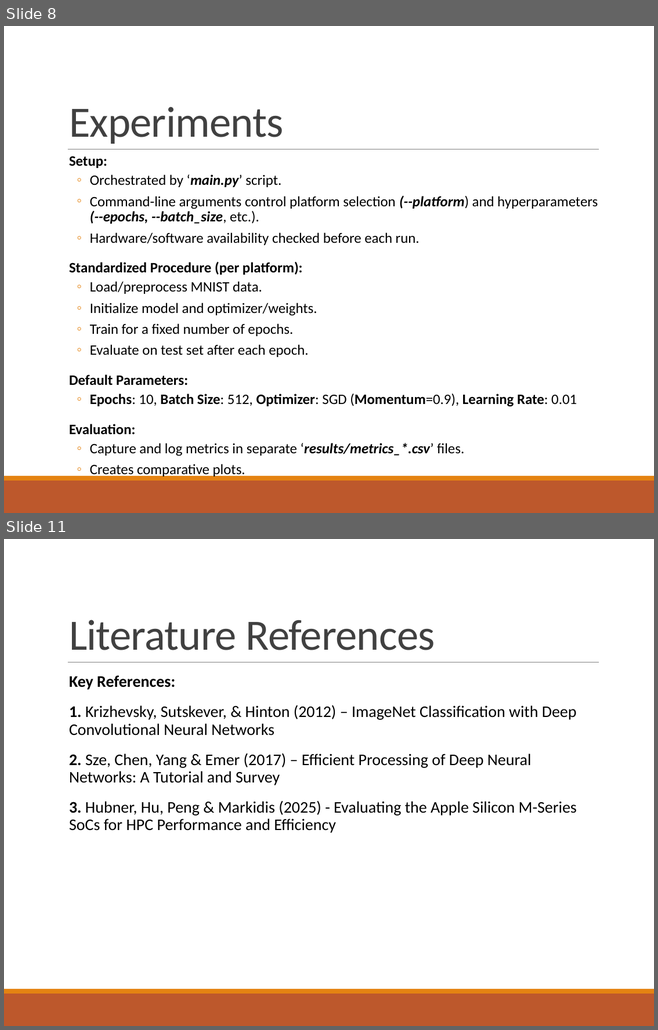
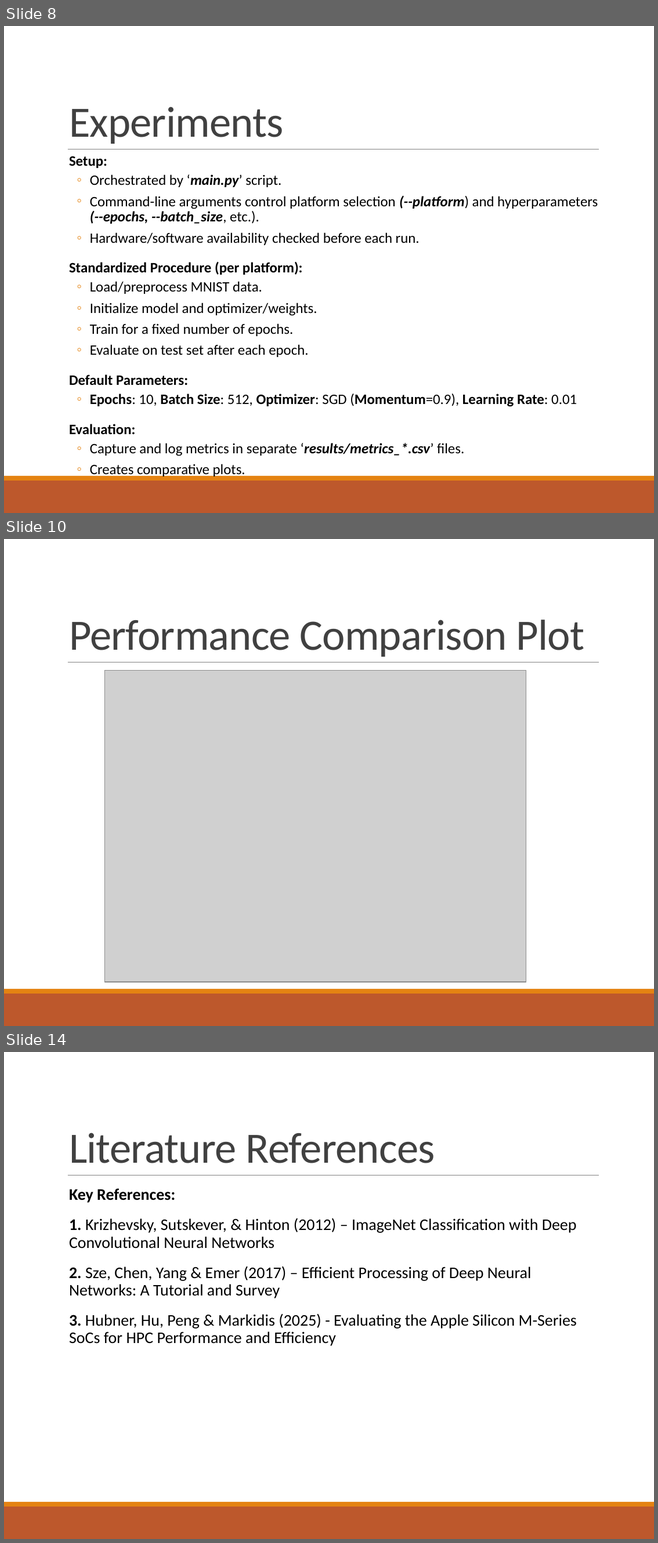
Before and after one commit to geetikak13/cnn_performance_comparison, a slide deck: Report/Group-6 Final Report.pptx. Shown one above the other, each under a label of ours: slides 8 and 11 before the commit, slides 8, 10 and 14 after it; the slides between them are not shown. The pictures are 658x1030 and 658x1543 pixels, drawn with LibreOffice and Linux fonts; fonts in the diff are those of the drawing; grey boxes stand for pictures. Boxes give left, top, right and bottom in pixels: in the first picture for what was removed or moved away, otherwise in the second. Text is boxed around its words. In the diff, an @@ line names an element or a change of style, - is before the commit and + after.

```diff
--- a/Report/Group-6 Final Report.pptx
+++ b/Report/Group-6 Final Report.pptx
@@ slide 10 added at <box>4,539,654,1026</box>, background #FFFFFF; not listed: 3 template elements that a slide beside it also shows @@
@@ title added at <box>69,620,584,657</box>, 48 pt, text #404040 @@
+Performance Comparison Plot
@@ picture added at <box>105,670,525,982</box> @@
@@ what was slide 11 is now slide 14 @@
```
Also in this commit, not shown: 4 other slides added, 2 slides removed.
